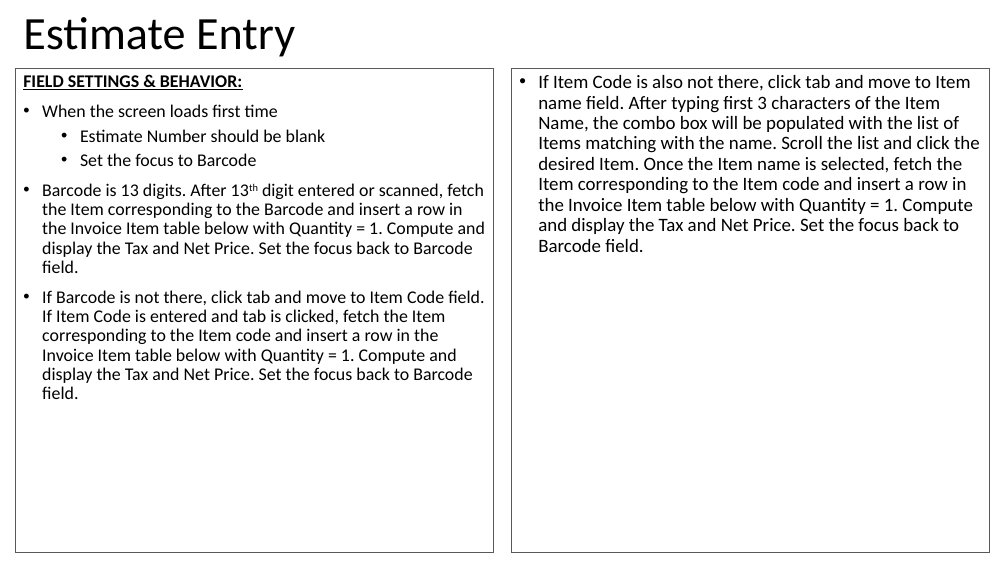
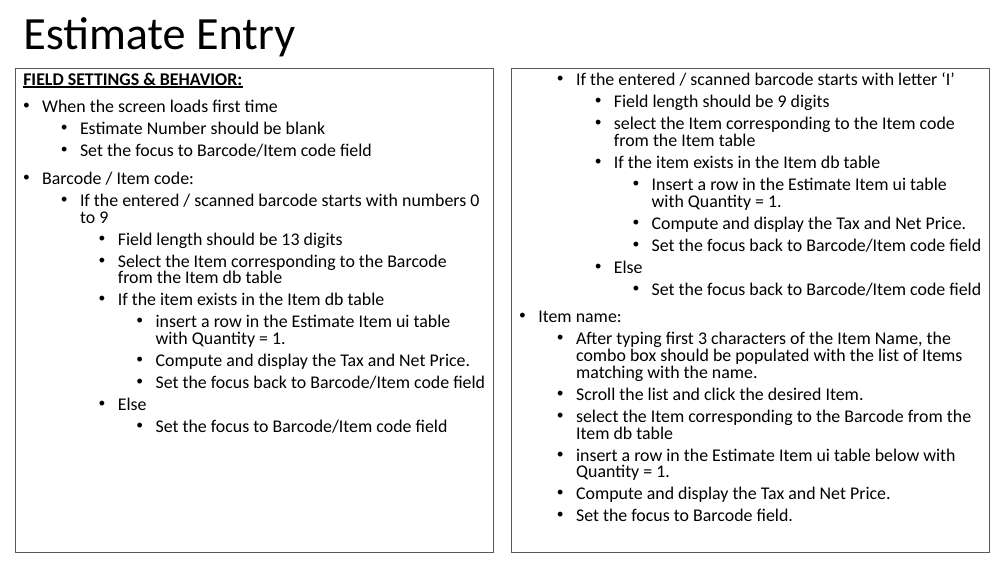
Before and after one commit to valignit/Documents, a slide deck: slide 5 of brief-specs.pptx. Drawn at 1008x567 pixels with LibreOffice and Linux fonts; fonts in the diff are those of the drawing. Boxes give left, top, right and bottom in pixels: in the first picture for what was removed or moved away, otherwise in the second. Text is boxed around its words. In the diff, an @@ line names an element or a change of style, - is before the commit and + after.

```diff
--- a/brief-specs.pptx
+++ b/brief-specs.pptx
@@ text at box(23, 73, 326, 134): line spacing 0.9 to 16pt @@
@@ text in rectangle at box(538, 72, 981, 521): text changed; size 18 to 17 pt @@
-• If Item Code is also not there, click tab and move to Item name field. After typing first 3 characters of the Item Name, the combo box will be populated with the list of Items matching with the name. Scroll the list and click the desired Item. Once the Item name is selected, fetch the Item corresponding to the Item code and insert a row in the Invoice Item table below with Quantity = 1. Compute and display the Tax and Net Price. Set the focus back to Barcode field.
+  • If the entered / scanned barcode starts with letter ‘I’
+    • Field length should be 9 digits
+    • select the Item corresponding to the Item code from the Item table
+    • If the item exists in the Item db table
+      • Insert a row in the Estimate Item ui table with Quantity = 1.
+      • Compute and display the Tax and Net Price.
+      • Set the focus back to Barcode/Item code field
+    • Else
+      • Set the focus back to Barcode/Item code field
+• Item name:
+  • After typing first 3 characters of the Item Name, the combo box should be populated with the list of Items matching with the name.
+  • Scroll the list and click the desired Item.
+  • select the Item corresponding to the Barcode from the Item db table
+  • insert a row in the Estimate Item ui table below with Quantity = 1.
+  • Compute and display the Tax and Net Price.
+  • Set the focus to Barcode field.
@@ text at box(42, 143, 485, 433): text changed @@
-  • Set the focus to Barcode
-• Barcode is 13 digits. After 13th digit entered or scanned, fetch the Item corresponding to the Barcode and insert a row in the Invoice Item table below with Quantity = 1. Compute and display the Tax and Net Price. Set the focus back to Barcode field.
-• If Barcode is not there, click tab and move to Item Code field. If Item Code is entered and tab is clicked, fetch the Item corresponding to the Item code and insert a row in the Invoice Item table below with Quantity = 1. Compute and display the Tax and Net Price. Set the focus back to Barcode field.
+  • Set the focus to Barcode/Item code field
+• Barcode / Item code:
+  • If the entered / scanned barcode starts with numbers 0 to 9
+    • Field length should be 13 digits
+    • Select the Item corresponding to the Barcode from the Item db table
+    • If the item exists in the Item db table
+      • insert a row in the Estimate Item ui table with Quantity = 1.
+      • Compute and display the Tax and Net Price.
+      • Set the focus back to Barcode/Item code field
+    • Else
+      • Set the focus to Barcode/Item code field
```
Also in this commit, not shown: 24 other slides changed, 1 slide added.
